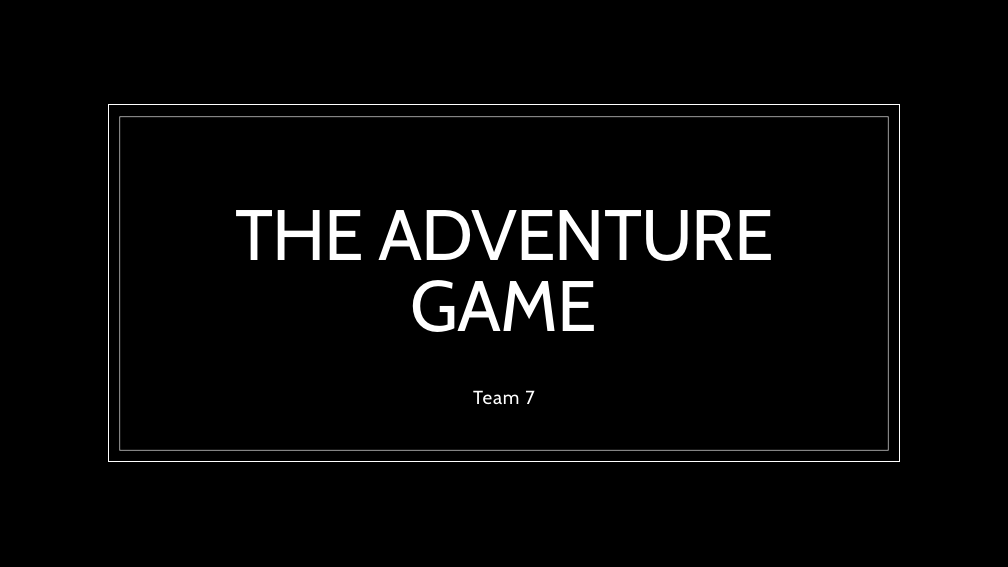
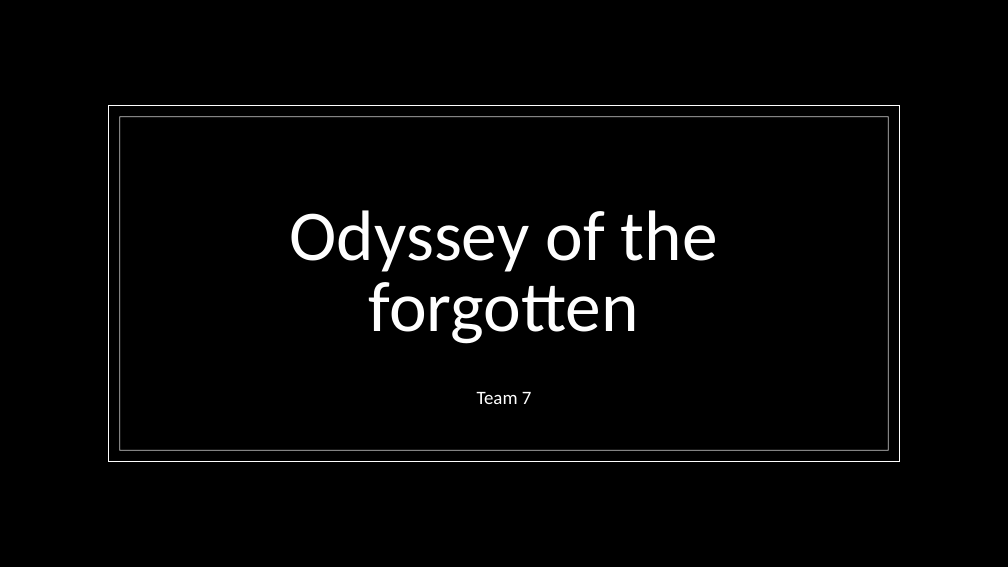
Before and after one commit to Nodles2209/Odyssey-of-the-Forgotten, a slide deck: slide 1 of Group_Presentation.pptx. Drawn at 1008x567 pixels with LibreOffice and Linux fonts; fonts in the diff are those of the drawing; background and template pictures are left out. Boxes give left, top, right and bottom in pixels: in the first picture for what was removed or moved away, otherwise in the second. Text is boxed around its words. In the diff, an @@ line names an element or a change of style, - is before the commit and + after.

Commit message:
added details to game content

```diff
--- a/Group_Presentation.pptx
+++ b/Group_Presentation.pptx
@@ rectangle at [108, 105, 900, 461]: outline #FFFFFF 0.75 pt to #FEFEFE 0.75 pt @@
@@ rectangle at [119, 116, 889, 450]: outline #FFFFFF 0.75 pt to #FEFEFE 0.75 pt @@
@@ title at [290, 210, 718, 344]: text changed; font Cabin to Calibri; text colour #FFFFFF to #FEFEFE @@
-THE ADVENTURE GAME
+Odyssey of the forgotten
@@ subtitle "Team 7" at [477, 392, 532, 404]: font Cabin to Calibri, letter spacing 0.8 to 0 pt; less space between paragraphs @@
```
Also in this commit, not shown: 8 other slides changed, 2 slides added, 1 slide removed.
